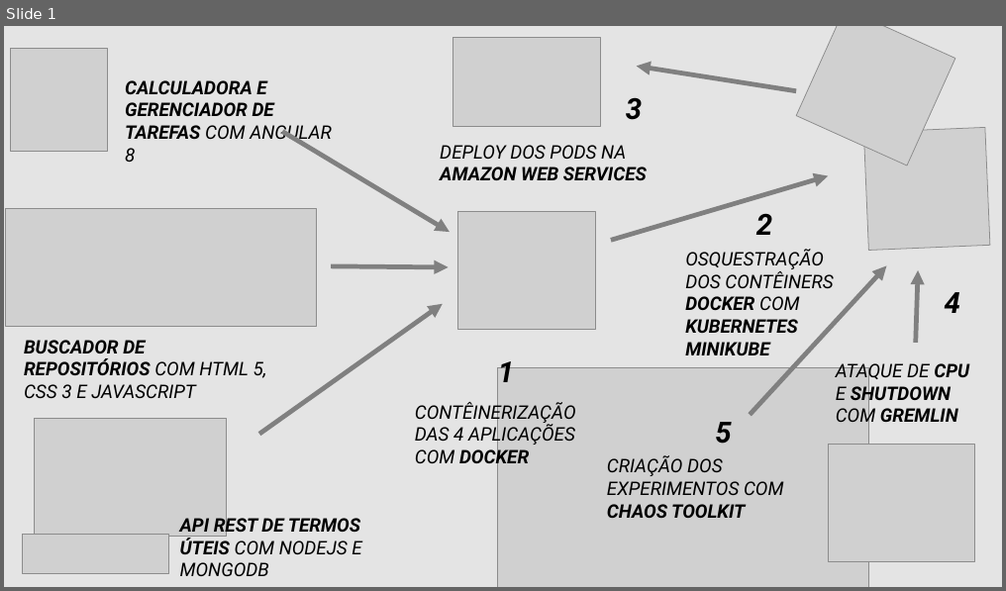
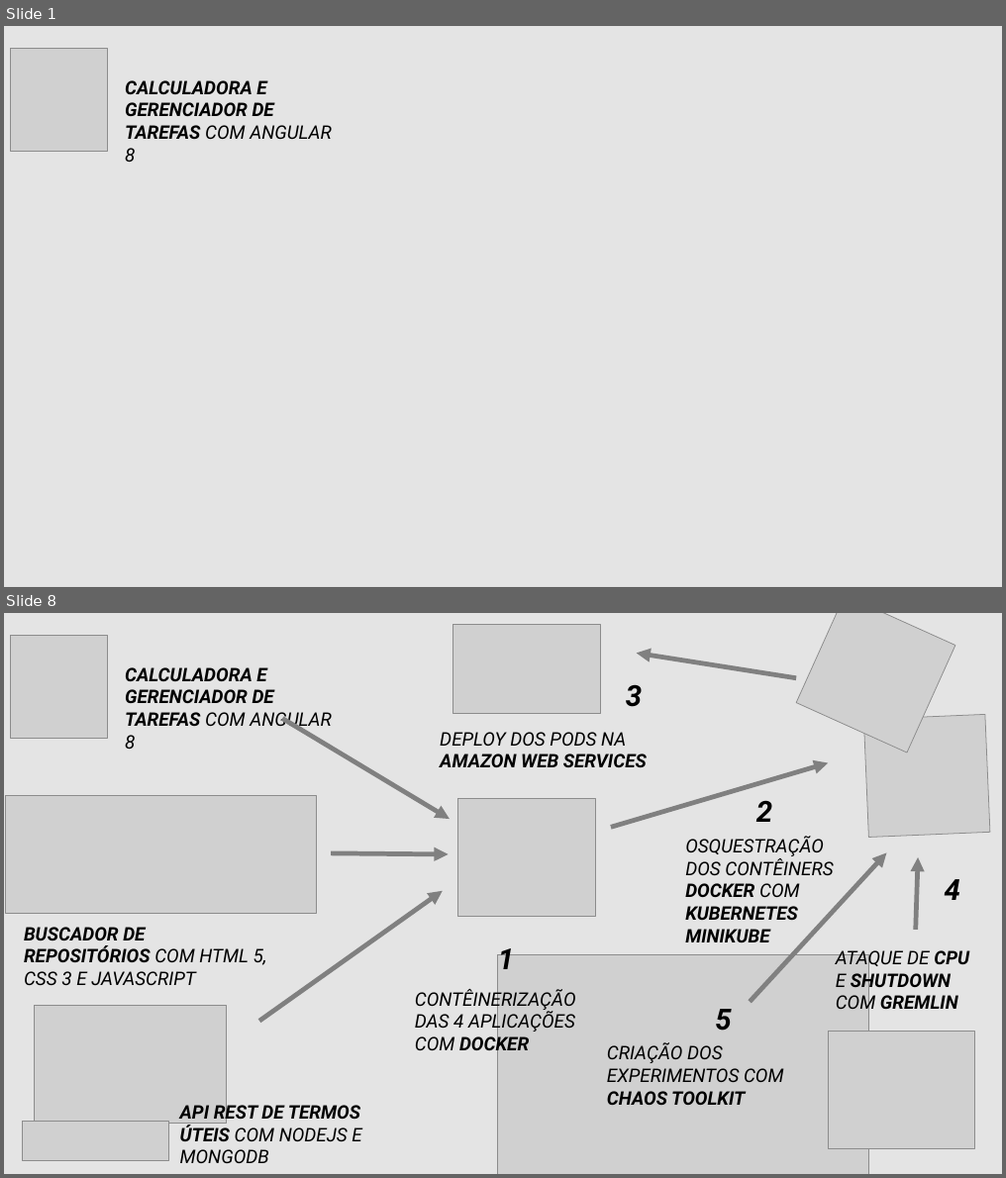
Before and after one commit to TCC-Chaos-Engineering/docs-chaos-engineering, a slide deck: docs/Diagramas e Telas/Gerais/Diagrama Projeto Chaos.pptx. Shown one above the other, each under a label of ours: slide 1 before the commit, slides 1 and 8 after it; the slides between them are not shown. The pictures are 1006x591 and 1006x1178 pixels, drawn with LibreOffice and Linux fonts; fonts in the diff are those of the drawing; grey boxes stand for pictures. Boxes give left, top, right and bottom in pixels: in the first picture for what was removed or moved away, otherwise in the second. Text is boxed around its words. In the diff, an @@ line names an element or a change of style, - is before the commit and + after.

```diff
--- a/docs/Diagramas e Telas/Gerais/Diagrama Projeto Chaos.pptx
+++ b/docs/Diagramas e Telas/Gerais/Diagrama Projeto Chaos.pptx
@@ slide 1 added at (4, 26, 1002, 587), background #D9D9D9 at 70% opacity @@
@@ picture added at (10, 49, 107, 152) @@
@@ text added at (125, 80, 332, 162), 18 pt, text #000000, bold, italic @@
+CALCULADORA E GERENCIADOR DE TAREFAS COM ANGULAR 8
@@ what was slide 1 is now slide 8 @@
```
Also in this commit, not shown: 6 other slides added, 1 other file.
